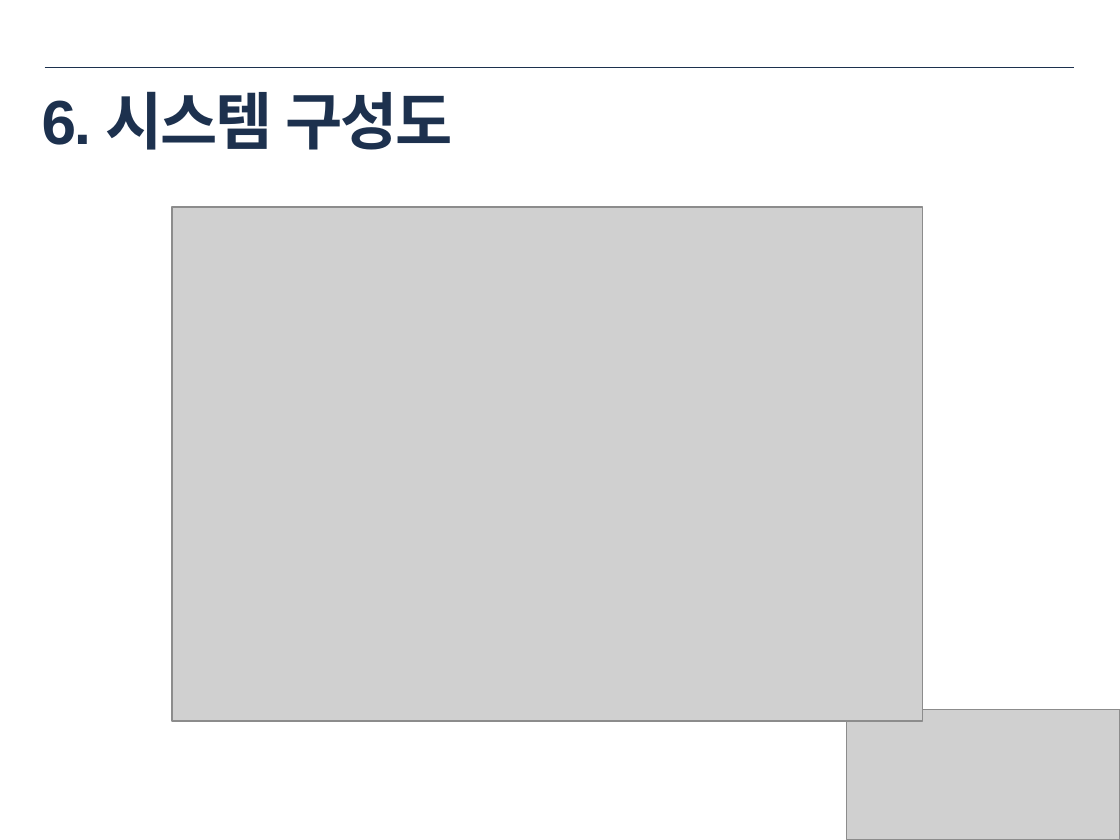
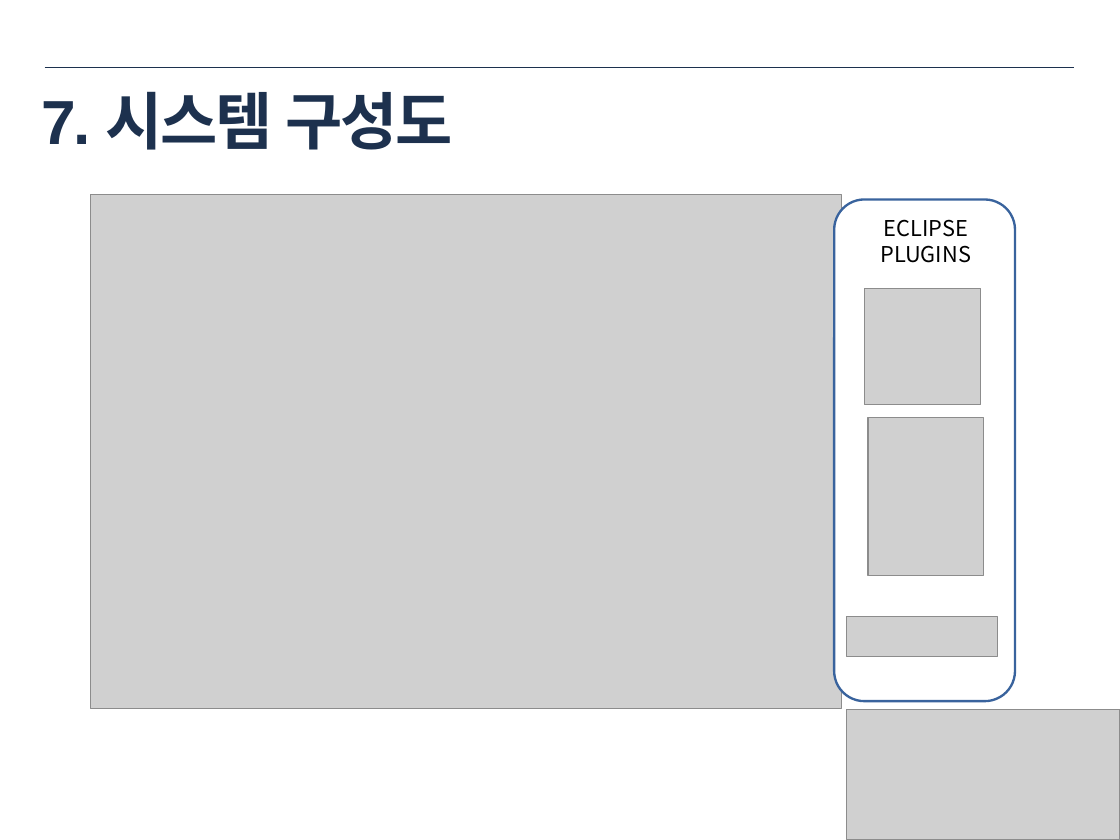
Before and after one commit to icto55-2-juree/WoojuProject, a slide deck: slide 11 of documents/Icto55_2_project(석주리, 최우).pptx (slide 10 before the commit). Drawn at 1120x840 pixels with LibreOffice and Linux fonts; fonts in the diff are those of the drawing; grey boxes stand for pictures. Boxes give left, top, right and bottom in pixels: in the first picture for what was removed or moved away, otherwise in the second. Text is boxed around its words. In the diff, an @@ line names an element or a change of style, - is before the commit and + after.

```diff
--- a/documents/Icto55_2_project(석주리, 최우).pptx
+++ b/documents/Icto55_2_project(석주리, 최우).pptx
@@ title at [42,91,453,150]: text changed @@
-6. 시스템 구성도
+7. 시스템 구성도
@@ picture: place and size @@
-picture at [172,207,923,721]
+picture at [91,194,841,708]
@@ rounded rectangle added at [834,199,1015,701], fill #FFFFFF, outline #39639D 1.5 pt @@
@@ text added at [880,219,971,263], 14 pt, text #000000 @@
+ECLIPSE PLUGINS
@@ picture added at [865,288,981,404] @@
@@ picture added at [868,418,983,576] @@
@@ picture added at [847,616,998,656] @@
```
Also in this commit, not shown: 7 other slides changed, 13 slides added, 1 slide removed, 2 other files.
